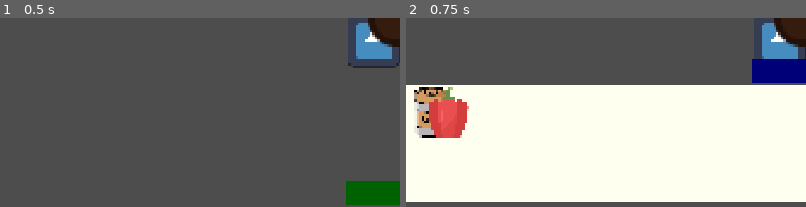
Above: before the commit, frames 1-2 (left to right).
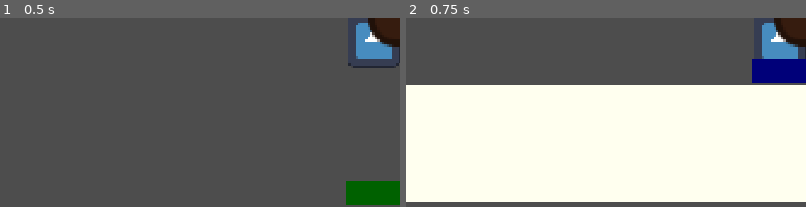
Above: after the commit, the same moments.

Repository: Zheltog/ghosty-gang
Game: Godot game, scene res://Scenes/Test/Dron/point_and_click_test.tscn
Two runs of this game, one before a commit and one after it. Both use one fixed random seed, a clock stepped at 60 frames per second and the inputs below. The project has no main scene, so this scene is started directly. The engine's default icon, where the game draws it, is replaced by a stand-in: a white triangle on a blue panel in a dark square.
Inputs (mouse positions are % of the whole screen's width and height, from its top left):
- Up to frame 1 (0.5 s): no input
- Up to frame 2 (0.75 s): click (49, 96) at 0.5 s
The pictures show only the part of the screen within x 1-51%, y 50-100%; the shares and areas given below are measured in that part.

Frame 1 is identical in both runs. In frame 2, 3.1% of the frame differs, in the area x 2-16%, y 36-64%.

Commit message:
Equipable items

Diff:
--- a/Scenes/PointAndClick/InventoryUI/Inventory.tscn
+++ b/Scenes/PointAndClick/InventoryUI/Inventory.tscn
@@ -1,7 +1,9 @@
 [gd_scene format=3 uid="uid://17fxcbcv4a1n"]
 
 [ext_resource type="Script" uid="uid://bqfqdh5pakvhn" path="res://Scripts/UI/PointAndClickScenes/InventoryItemsHolder.gd" id="1_4l3tf"]
-[ext_resource type="PackedScene" uid="uid://k5wkjjopjdi" path="res://Scenes/PointAndClick/InventoryUI/InventoryItemUI.tscn" id="2_2m0xb"]
+[ext_resource type="Script" uid="uid://blgxau1j52ujt" path="res://Scripts/UI/PointAndClickScenes/InventoryManager.gd" id="1_gnvtc"]
+[ext_resource type="Texture2D" uid="uid://d0nohrlp5ulye" path="res://Assets/Sprites/InventoryItems/salt.png" id="1_qdcv2"]
+[ext_resource type="Script" uid="uid://bkim76a000ypi" path="res://Scripts/UI/PointAndClickScenes/InventoryItemPlacer.gd" id="2_qdcv2"]
 [ext_resource type="Texture2D" uid="uid://b5qfv1jbyhoob" path="res://Assets/Test/InventoryShowButton.tres" id="3_2m0xb"]
 [ext_resource type="Texture2D" uid="uid://bm04rhvd732q0" path="res://Assets/Test/InventoryHideButton.tres" id="3_t5a8b"]
 
@@ -21,8 +23,18 @@
 grow_vertical = 0
 size_flags_horizontal = 4
 mouse_filter = 2
+script = ExtResource("1_gnvtc")
 
-[node name="InventoryHolder" type="Control" parent="." unique_id=334039717]
+[node name="EquippedItemDisplay" type="TextureRect" parent="." unique_id=139902013]
+layout_mode = 0
+offset_left = 188.00002
+offset_top = -367.0
+offset_right = 538.0
+offset_bottom = -17.0
+rotation = -0.15562621
+texture = ExtResource("1_qdcv2")
+
+[node name="InventoryHolder" type="Control" parent="." unique_id=334039717 node_paths=PackedStringArray("inventory")]
 layout_mode = 1
 anchors_preset = 2
 anchor_top = 1.0
@@ -32,7 +44,8 @@
 grow_vertical = 0
 mouse_filter = 2
 script = ExtResource("1_4l3tf")
-bring_up_diff = 295.0
+bring_up_y_diff = 295.0
+inventory = NodePath("..")
 
 [node name="InventoryBackground" type="TextureRect" parent="InventoryHolder" unique_id=452587128]
 layout_mode = 0
@@ -42,26 +55,12 @@
 offset_bottom = -11.0
 texture = SubResource("GradientTexture2D_t5a8b")
 
-[node name="GridContainer" type="GridContainer" parent="InventoryHolder" unique_id=126769815]
-layout_mode = 1
-anchors_preset = 2
-anchor_top = 1.0
-anchor_bottom = 1.0
-offset_left = 14.0
-offset_top = -328.0
-offset_right = 1895.0
-offset_bottom = -56.0
-grow_vertical = 0
-theme_override_constants/h_separation = 40
-theme_override_constants/v_separation = 150
-columns = 12
-
-[node name="InventoryItemUI" parent="InventoryHolder/GridContainer" unique_id=443293946 instance=ExtResource("2_2m0xb")]
-layout_mode = 2
-
-[node name="InventoryItemUI2" parent="InventoryHolder/GridContainer" unique_id=1871315186 instance=ExtResource("2_2m0xb")]
-layout_mode = 2
-inventory_item_id = 1
+[node name="ItemPlacer" type="Node2D" parent="InventoryHolder/InventoryBackground" unique_id=1773686217]
+position = Vector2(63, 71)
+script = ExtResource("2_qdcv2")
+num_columns = 12
+step_x = 100.0
+step_y = 100.0
 
 [node name="HideButton" type="TextureButton" parent="InventoryHolder" unique_id=647732782]
 layout_mode = 1
--- a/Scenes/PointAndClick/InventoryUI/InventoryItemUI.tscn
+++ /dev/null
@@ -1,26 +0,0 @@
-[gd_scene format=3 uid="uid://k5wkjjopjdi"]
-
-[ext_resource type="Script" uid="uid://bsvnbkxhpb7ho" path="res://Scripts/UI/PointAndClickScenes/InventoryItemUI.gd" id="2_pnx0w"]
-[ext_resource type="Texture2D" uid="uid://d0nohrlp5ulye" path="res://Assets/Sprites/InvenotyItems/salt.png" id="2_xnp35"]
-
-[node name="InventoryItemUI" type="Control" unique_id=443293946]
-layout_mode = 3
-anchors_preset = 15
-anchor_right = 1.0
-anchor_bottom = 1.0
-grow_horizontal = 2
-grow_vertical = 2
-script = ExtResource("2_pnx0w")
-
-[node name="Sprite" type="TextureRect" parent="." unique_id=699453235]
-layout_mode = 0
-scale = Vector2(0.35, 0.35)
-texture = ExtResource("2_xnp35")
-
-[node name="ProgressBar" type="ProgressBar" parent="." unique_id=305336394]
-layout_mode = 0
-offset_left = 14.0
-offset_top = -25.0
-offset_right = 114.0
-offset_bottom = -5.0
-show_percentage = false
--- /dev/null
+++ b/Scenes/PointAndClick/InventoryUI/InventoryItemUI2D.tscn
@@ -0,0 +1,22 @@
+[gd_scene format=3 uid="uid://cboku8kabm86i"]
+
+[ext_resource type="Script" uid="uid://bsvnbkxhpb7ho" path="res://Scripts/UI/PointAndClickScenes/InventoryItemUI.gd" id="1_h5vwa"]
+[ext_resource type="Texture2D" uid="uid://d0nohrlp5ulye" path="res://Assets/Sprites/InventoryItems/salt.png" id="2_tdnja"]
+
+[node name="InventoryItemUI" type="Node2D" unique_id=1981325752]
+script = ExtResource("1_h5vwa")
+
+[node name="Sprite2D" type="Sprite2D" parent="." unique_id=1905027742]
+scale = Vector2(0.4, 0.4)
+texture = ExtResource("2_tdnja")
+
+[node name="Area2D" type="Area2D" parent="." unique_id=137682298]
+
+[node name="CollisionPolygon2D" type="CollisionPolygon2D" parent="Area2D" unique_id=1348812437]
+
+[node name="ProgressBar" type="ProgressBar" parent="." unique_id=1884191710]
+offset_left = -50.0
+offset_top = -99.0
+offset_right = 50.0
+offset_bottom = -79.0
+show_percentage = false
--- a/Scenes/Test/Dron/point_and_click_test.tscn
+++ b/Scenes/Test/Dron/point_and_click_test.tscn
@@ -28,7 +28,12 @@
 scale = Vector2(4, 4)
 
 [node name="Inventory" parent="." unique_id=1617643402 instance=ExtResource("3_ncwta")]
-offset_right = 1920.0
+anchors_preset = 15
+anchor_top = 0.0
+anchor_right = 1.0
+offset_top = 1080.0
 offset_bottom = 1080.0
+grow_horizontal = 2
+grow_vertical = 2
 
 [editable path="SceneObjectManager/SceneItemUi2"]
--- a/Scripts/Objects/InventoryItems/GenerateInventoryItems.gd
+++ b/Scripts/Objects/InventoryItems/GenerateInventoryItems.gd
@@ -6,7 +6,7 @@
 const GEN_DIR := "res://Scripts/Objects/InventoryItems/Gen"
 const GENERATOR_PATH := "res://Scripts/Objects/InventoryItems/InventoryItemGenerator.gd"
 const UI_GENERATOR_PATH := "res://Scripts/Objects/InventoryItems/InventoryItemUIGenerator.gd"
-const INVENTORY_ITEM_UI_UID := "uid://k5wkjjopjdi"
+const INVENTORY_ITEM_UI_UID := "uid://cboku8kabm86i"
 const SKIP_MARKER := "# SKIP GENERATION"
 
 func _run() -> void:
@@ -108,13 +108,14 @@
 func _write_ui_generator_script() -> void:
 	var generated := "\n".join([
 		"class_name InventoryItemUIGenerator",
-		"extends Object",
+		"extends Node",
 		"",
 		"const INVENTORY_ITEM_UI = preload(\"%s\")" % INVENTORY_ITEM_UI_UID,
 		"",
 		"func generate(item : InventoryItemGenerator.INVENTORY_ITEM) -> InventoryItemUI:",
 		"\tvar item_ui = INVENTORY_ITEM_UI.instantiate() as InventoryItemUI",
 		"\titem_ui.inventory_item_id = item",
+		"\tsetup_item_ui(item_ui, load(item_ui.generate_texture_path()))",
 		"\treturn item_ui",
 	]) + "\n"
 	_write_generated(UI_GENERATOR_PATH, generated)
--- a/Scripts/Objects/InventoryItems/InventoryItemUIGenerator.gd
+++ b/Scripts/Objects/InventoryItems/InventoryItemUIGenerator.gd
@@ -1,11 +1,50 @@
 class_name InventoryItemUIGenerator
-extends Object
+extends Node
 
-const INVENTORY_ITEM_UI = preload("uid://k5wkjjopjdi")
+const INVENTORY_ITEM_UI = preload("uid://cboku8kabm86i")
 
 func generate(item : InventoryItemGenerator.INVENTORY_ITEM) -> InventoryItemUI:
 	var item_ui = INVENTORY_ITEM_UI.instantiate() as InventoryItemUI
 	item_ui.inventory_item_id = item
+	setup_item_ui(item_ui, load(item_ui.generate_texture_path()))
 	return item_ui
 
 # SKIP GENERATION
+
+static func setup_item_ui(item_ui : InventoryItemUI, image : Texture2D) -> void:
+	if image == null:
+		printerr("InventoryItemUIGenerator: no texture for item UI")
+		return
+	var sprite : Sprite2D = item_ui.get_node("Sprite2D")
+	var area : Area2D = item_ui.get_node("Area2D")
+	sprite.texture = image
+
+	var bitmap := BitMap.new()
+	var source_image := image.get_image()
+	if source_image == null:
+		printerr("InventoryItemUIGenerator: could not read image pixels")
+		return
+	source_image = source_image.duplicate()
+	if source_image.is_compressed():
+		source_image.decompress()
+	bitmap.create_from_image_alpha(source_image)
+
+	var polygons = bitmap.opaque_to_polygons(Rect2(Vector2(0, 0), bitmap.get_size()))
+	# Sprite2D centers the texture at origin, but opaque_to_polygons returns
+	# coordinates in image space (top-left = 0,0). Shift and scale to match the sprite.
+	var offset := -Vector2(bitmap.get_size()) / 2.0
+	if not sprite.centered:
+		offset = Vector2.ZERO
+	offset += sprite.offset
+
+	for child in area.get_children():
+		if child is CollisionPolygon2D:
+			child.free()
+
+	for polygon in polygons:
+		var shifted := PackedVector2Array()
+		for p in polygon:
+			shifted.append((p + offset) * sprite.scale)
+		var collider := CollisionPolygon2D.new()
+		collider.polygon = shifted
+		area.add_child(collider)
--- /dev/null
+++ b/Scripts/UI/DebugConsole.gd
@@ -0,0 +1,64 @@
+extends CanvasLayer
+
+var _line : LineEdit
+var _open := false
+
+func _ready() -> void:
+	if not OS.is_debug_build():
+		queue_free()
+		return
+	layer = 128
+	_line = LineEdit.new()
+	_line.visible = false
+	_line.placeholder_text = "add SALT"
+	add_child(_line)
+	_line.set_anchors_and_offsets_preset(Control.PRESET_TOP_WIDE)
+	_line.offset_bottom = 40
+	_line.text_submitted.connect(_on_command_submitted)
+
+func _input(event : InputEvent) -> void:
+	if event is InputEventKey and event.pressed and not event.echo:
+		if event.keycode == KEY_QUOTELEFT:
+			_toggle()
+			get_viewport().set_input_as_handled()
+		elif _open and event.keycode == KEY_ESCAPE:
+			_set_open(false)
+			get_viewport().set_input_as_handled()
+
+func _toggle() -> void:
+	_set_open(not _open)
+
+func _set_open(open : bool) -> void:
+	_open = open
+	_line.visible = _open
+	if _open:
+		_line.grab_focus()
+	else:
+		_line.release_focus()
+		_line.clear()
+
+func _on_command_submitted(text : String) -> void:
+	var trimmed := text.strip_edges()
+	if trimmed.is_empty():
+		return
+	_run_command(trimmed)
+	_line.clear()
+
+func _run_command(text : String) -> void:
+	var parts := text.split(" ", false)
+	if parts.is_empty():
+		return
+	var command := str(parts[0]).to_lower()
+	if command == "add":
+		if parts.size() < 2:
+			printerr("Usage: add <item_name>")
+			return
+		var holder := get_tree().get_first_node_in_group("inventory_holder") as InventoryItemsHolder
+		if holder == null:
+			printerr("No InventoryItemsHolder in the scene")
+			return
+		var item := holder.add_item_by_name(str(parts[1]))
+		if item != null:
+			print("Added inventory item: ", str(parts[1]).to_upper())
+		return
+	printerr("Unknown command: ", text)
--- /dev/null
+++ b/Scripts/UI/PointAndClickScenes/InventoryItemPlacer.gd
@@ -0,0 +1,31 @@
+class_name InventoryItemPLacer
+extends Node2D
+
+@export_category("placement_settings")
+@export var num_columns : int = 5
+@export var step_x : float = 60
+@export var step_y : float = 60
+
+var items : Array[InventoryItemUI]
+
+func place_items() -> void:
+	var pos = Vector2(0, 0)
+	var cur_column : int = 0
+	for item in items:
+		item.position = pos
+		cur_column += 1
+		if cur_column < num_columns:
+			pos.x += step_x
+		else:
+			pos.y += step_y
+			pos.x = 0.0
+			cur_column = 0
+
+func remove_item(item : InventoryItemUI) -> void:
+	remove_child(item)
+	items.erase(item)
+
+func add_item(item : InventoryItemUI) -> void:
+	add_child(item)
+	items.append(item)
+	place_items()
--- a/Scripts/UI/PointAndClickScenes/InventoryItemUI.gd
+++ b/Scripts/UI/PointAndClickScenes/InventoryItemUI.gd
@@ -1,8 +1,9 @@
 class_name InventoryItemUI
-extends Control
+extends Node2D
 
 @onready var progress_bar: ProgressBar = $ProgressBar
-@onready var sprite: TextureRect = $Sprite
+@onready var sprite: Sprite2D = $Sprite2D
+
 
 @export var inventory_item_id : InventoryItemGenerator.INVENTORY_ITEM
 var _inventory_item : InventoryItemBase
@@ -15,41 +16,41 @@
 func generate_texture_path() -> String:
 	var item_name = InventoryItemGenerator.INVENTORY_ITEM.find_key(inventory_item_id)
 	if item_name == null:
-		printerr("item name not set wjen generating texture path")
+		printerr("item name not set when generating texture path")
 		return ""
-	return "res://Assets/Sprites/InvenotyItems/%s.png" % str(item_name).to_lower()
+	return "res://Assets/Sprites/InventoryItems/%s.png" % str(item_name).to_lower()
+
+func generate_equiped_texture_path() -> String:
+	var item_name = InventoryItemGenerator.INVENTORY_ITEM.find_key(inventory_item_id)
+	if item_name == null:
+		printerr("item name not set when generating euiped texture path")
+		return ""
+	return "res://Assets/Sprites/EquipedInventoryItems/%s.png" % str(item_name).to_lower()
 
 func _ready() -> void:
 	sprite.texture = load(generate_texture_path())
-	sprite.mouse_entered.connect(_on_mouse_entered)
-	sprite.mouse_exited.connect(_on_mouse_exited)
 	_inventory_item = InventoryItemGenerator.generate(inventory_item_id)
 
 func _process(delta: float) -> void:
+	if _equiped():
+		return
 	if _highlited() and Input.is_mouse_button_pressed(MOUSE_BUTTON_LEFT):
 		_equip_process += delta
 	else:
 		_equip_process = 0.0
 
-	if _equip_process >= delta:
-		_holder.select_item(self)
+	if _equip_process >= _inventory_item.equip_time:
+		_holder.equip_item(self)
+		_equip_process = 0.0
 
 	_update_progress_bar()
 
 func _update_progress_bar() -> void:
-	progress_bar.visible = _highlited()
+	progress_bar.visible = _highlited() && !_equiped()
 	progress_bar.value = progress_bar.max_value * _equip_process / _inventory_item.equip_time
 
 func _highlited() -> bool:
 	return _holder.highlighted_item() == self
 
-func _selected() -> bool:
-	return _holder.selected_item == self
-
-
-func _on_mouse_entered() -> void:
-	print(InventoryItemGenerator.INVENTORY_ITEM.find_key(inventory_item_id))
-	_holder.highlight_item(self)
-
-func _on_mouse_exited() -> void:
-	_holder.unhighlight_item(self)
+func _equiped() -> bool:
+	return _holder.inventory.equipped_item == self
--- a/Scripts/UI/PointAndClickScenes/InventoryItemsHolder.gd
+++ b/Scripts/UI/PointAndClickScenes/InventoryItemsHolder.gd
@@ -1,9 +1,10 @@
 class_name InventoryItemsHolder
 extends Control
 
-@export var bring_up_diff : float = 280.0
+@export var bring_up_y_diff : float = 280.0
+@export var inventory : Inventory
 
-@onready var grid_container: GridContainer = $GridContainer
+@onready var item_placer: InventoryItemPLacer = $InventoryBackground/ItemPlacer
 @onready var hide_button: TextureButton = $HideButton
 @onready var show_button: TextureButton = $ShowButton
 
@@ -12,40 +13,77 @@
 var selected_item : InventoryItemUI
 
 func _ready() -> void:
+	#TODO: remove - for debug console
+	add_to_group("inventory_holder")
 	bring_down()
 	hide_button.button_down.connect(bring_down)
 	show_button.button_down.connect(bring_up)
-	for child in grid_container.get_children():
+	for child in item_placer.get_children():
 		if child is InventoryItemUI:
+			item_placer.items.append(child)
 			child.set_holder(self)
+	item_placer.place_items()
 
-func highlight_item(item : InventoryItemUI) -> void:
-	_highlighted_items.append(item)
+func add_item(item_id : InventoryItemGenerator.INVENTORY_ITEM) -> InventoryItemUI:
+	var item_ui = InventoryItemUiGenerator.generate(item_id)
+	item_ui.set_holder(self)
+	item_placer.add_item(item_ui)
+	return item_ui
 
-func unhighlight_item(item : InventoryItemUI) -> void:
-	_highlighted_items.erase(item)
+func add_item_by_name(item_name : String) -> InventoryItemUI:
+	var key := item_name.strip_edges().to_upper()
+	if not InventoryItemGenerator.INVENTORY_ITEM.keys().has(key):
+		printerr("Unknown inventory item: ", item_name)
+		return null
+	return add_item(InventoryItemGenerator.INVENTORY_ITEM[key])
 
+func _physics_process(_delta : float) -> void:
+	_sync_hovered_items()
+
+# [0] — самый верхний спрайт под курсором (z_index, затем порядок в дереве).
 func highlighted_item() -> InventoryItemUI:
 	if _highlighted_items.size() > 0:
 		return _highlighted_items[0]
 	return null
 
+func _sync_hovered_items() -> void:
+	var hovered : Array[InventoryItemUI] = []
+	for area in Area2DUtils.get_at_mouse(self):
+		var item := _inventory_item_from_collider(area)
+		if item != null and not hovered.has(item):
+			hovered.append(item)
+	_highlighted_items = hovered
+
+func _inventory_item_from_collider(collider : Object) -> InventoryItemUI:
+	var node := collider as Node
+	while node:
+		if node is InventoryItemUI and item_placer.items.has(node):
+			return node
+		node = node.get_parent()
+	return null
+
 func start_processing_item(item : InventoryItemUI) -> void:
 	processing_item = item
 
-func select_item(item : InventoryItemUI) -> void:
+func equip_item(item : InventoryItemUI) -> void:
 	selected_item = item
-	#TODO: display the item somehow, affect the dialog
+	inventory.equip_item(item)
+	bring_down()
 
-func check_highligh() -> void:
-	pass
+var _up = true
 
 func bring_up() -> void:
+	if _up:
+		return
 	hide_button.visible = true
 	show_button.visible = false
-	position.y -= bring_up_diff
+	position.y -= bring_up_y_diff
+	_up = true
 
 func bring_down() -> void:
+	if !_up:
+		return
 	hide_button.visible = false
 	show_button.visible = true
-	position.y += bring_up_diff
+	position.y += bring_up_y_diff
+	_up = false
--- /dev/null
+++ b/Scripts/UI/PointAndClickScenes/InventoryManager.gd
@@ -0,0 +1,20 @@
+class_name Inventory
+extends Control
+
+@onready var equipped_item_display: TextureRect = $EquippedItemDisplay
+@onready var inventory_holder: InventoryItemsHolder = $InventoryHolder
+
+var equipped_item : InventoryItemUI
+
+func _ready() -> void:
+	equipped_item_display.texture = null
+
+func unequip_item() -> void:
+	equipped_item_display.texture = null
+	equipped_item = null
+	#TODO: call signals
+
+func equip_item(item_ui : InventoryItemUI) -> void:
+	equipped_item_display.texture = load(item_ui.generate_equiped_texture_path())
+	equipped_item = item_ui
+	#TODO: call signals
--- a/Scripts/UI/PointAndClickScenes/SceneItemUI.gd
+++ b/Scripts/UI/PointAndClickScenes/SceneItemUI.gd
@@ -33,8 +33,6 @@
 
 func _ready() -> void:
 	_scene_item = SceneItemGenerator.generate(scene_item_id)
-	_area_2d.mouse_entered.connect(_on_mouse_entered)
-	_area_2d.mouse_exited.connect(_on_mouse_exited)
 	_area_2d.input_event.connect(_on_input_event)
 	release()
 
@@ -73,14 +71,6 @@
 	var press_result = _scene_item.press()
 	_scene_object_manager.process_press_result(press_result)
 
-func _on_mouse_entered() -> void:
-	_scene_object_manager.highlight_item(self)
-
-func _on_mouse_exited() -> void:
-	if _pressed:
-		release()
-	_scene_object_manager.unhighlight_item(self)
-
 func _on_input_event(_viewport: Node, event: InputEvent, _shape_idx: int) -> void:
 	if event is InputEventMouseButton and event.button_index == MOUSE_BUTTON_LEFT and event.pressed:
 		_scene_object_manager.item_pressed(self)
--- a/Scripts/UI/PointAndClickScenes/SceneObjectsManager.gd
+++ b/Scripts/UI/PointAndClickScenes/SceneObjectsManager.gd
@@ -1,41 +1,52 @@
 class_name SceneObjectsManager
-extends Node
+extends Node2D
 
 @export var scene_items : Array[SceneItemUI]
 
-# Called when the node enters the scene tree for the first time.
 func _ready() -> void:
 	for item in scene_items:
 		item.set_scene_object_manager(self)
+
+func _physics_process(_delta : float) -> void:
+	_sync_hovered_items()
 
 func item_pressed(item : SceneItemUI) -> void:
 	if _highlighted_items.is_empty() or _highlighted_items[0] != item:
 		return
 	item.press_ui()
 
-# используем массив из-за того, что объекты могут соприкасаться или лежать один в другом.
 # [0] — самый верхний спрайт под курсором (z_index, затем порядок в дереве).
 var _highlighted_items : Array[SceneItemUI]
-func highlight_item(item: SceneItemUI) -> void:
-	var insert_at := _highlighted_items.size()
-	for i in _highlighted_items.size():
-		if _is_in_front_of(item, _highlighted_items[i]):
-			insert_at = i
-			break
-	_highlighted_items.insert(insert_at, item)
-	update_mouse_cursor()
 
-func _is_in_front_of(a: SceneItemUI, b: SceneItemUI) -> bool:
-	if a.z_index != b.z_index:
-		return a.z_index > b.z_index
-	return a.is_greater_than(b)
+func _sync_hovered_items() -> void:
+	var hovered : Array[SceneItemUI] = []
+	for area in Area2DUtils.get_at_mouse(self):
+		var item := _scene_item_from_collider(area)
+		if item != null and not hovered.has(item):
+			hovered.append(item)
+	_set_hovered_items(hovered)
 
-func unhighlight_item(item: SceneItemUI) -> void:
-	for i in range(_highlighted_items.size()):
-		if _highlighted_items[i] == item:
-			_highlighted_items.remove_at(i)
-			break
-	update_mouse_cursor()
+func _scene_item_from_collider(collider : Object) -> SceneItemUI:
+	var node := collider as Node
+	while node:
+		if node is SceneItemUI and scene_items.has(node):
+			return node
+		node = node.get_parent()
+	return null
+
+func _set_hovered_items(hovered : Array[SceneItemUI]) -> void:
+	var previous_top : SceneItemUI = null
+	if not _highlighted_items.is_empty():
+		previous_top = _highlighted_items[0]
+	for item in _highlighted_items:
+		if not hovered.has(item):
+			item.release()
+	var hovered_top : SceneItemUI = null
+	if not hovered.is_empty():
+		hovered_top = hovered[0]
+	_highlighted_items = hovered
+	if previous_top != hovered_top:
+		update_mouse_cursor()
 
 func process_press_result(result : SceneItemPressResult) -> void:
 	#TODO:
--- /dev/null
+++ b/Scripts/Util/Area2DUtils.gd
@@ -0,0 +1,47 @@
+class_name Area2DUtils
+extends Object
+
+static func get_at_mouse(from : CanvasItem) -> Array[Area2D]:
+	if _is_gui_blocking(from.get_viewport()):
+		return []
+	return _query_at_mouse(from)
+
+
+static func _is_gui_blocking(viewport : Viewport) -> bool:
+	var hovered := viewport.gui_get_hovered_control()
+	if hovered == null:
+		return false
+	return hovered.mouse_filter == Control.MOUSE_FILTER_STOP
+
+
+static func _query_at_mouse(from : CanvasItem) -> Array[Area2D]:
+	var areas : Array[Area2D] = []
+	var params := PhysicsPointQueryParameters2D.new()
+	params.position = from.get_global_mouse_position()
+	params.collide_with_areas = true
+	params.collide_with_bodies = false
+	var results := from.get_world_2d().direct_space_state.intersect_point(params)
+	for result in results:
+		var area := result.collider as Area2D
+		if area == null or areas.has(area):
+			continue
+		var insert_at := areas.size()
+		for i in areas.size():
+			if _is_in_front_of(area, areas[i]):
+				insert_at = i
+				break
+		areas.insert(insert_at, area)
+	return areas
+
+static func _is_in_front_of(a : CanvasItem, b : CanvasItem) -> bool:
+	var a_sort := _sort_canvas_item(a)
+	var b_sort := _sort_canvas_item(b)
+	if a_sort.z_index != b_sort.z_index:
+		return a_sort.z_index > b_sort.z_index
+	return a_sort.is_greater_than(b_sort)
+
+static func _sort_canvas_item(area : CanvasItem) -> CanvasItem:
+	var parent := area.get_parent()
+	if parent is CanvasItem:
+		return parent
+	return area
--- a/project.godot
+++ b/project.godot
@@ -18,6 +18,7 @@
 
 MouseUi="*uid://jk4psmlp7wuh"
 InventoryItemUiGenerator="*uid://ekauefq2hmqp"
+DebugConsole="*res://Scripts/UI/DebugConsole.gd"
 
 [display]
 
Renamed: Assets/Sprites/InvenotyItems/pepper.png -> Assets/Sprites/EquipedInventoryItems/pepper.png
Not shown, added: Assets/Sprites/EquipedInventoryItems/pepper.png.import
Renamed: Assets/Sprites/InvenotyItems/salt.png -> Assets/Sprites/EquipedInventoryItems/salt.png
Not shown, changed: Assets/Sprites/EquipedInventoryItems/salt.png.import
Binary file added: Assets/Sprites/InventoryItems/pepper.png
Not shown, changed: Assets/Sprites/InventoryItems/pepper.png.import
Binary file added: Assets/Sprites/InventoryItems/salt.png
Not shown, added: Assets/Sprites/InventoryItems/salt.png.import
Not shown, added: Scripts/UI/DebugConsole.gd.uid
Not shown, added: Scripts/UI/PointAndClickScenes/InventoryItemPlacer.gd.uid
Not shown, added: Scripts/UI/PointAndClickScenes/InventoryManager.gd.uid
Not shown, added: Scripts/Util/Area2DUtils.gd.uid
